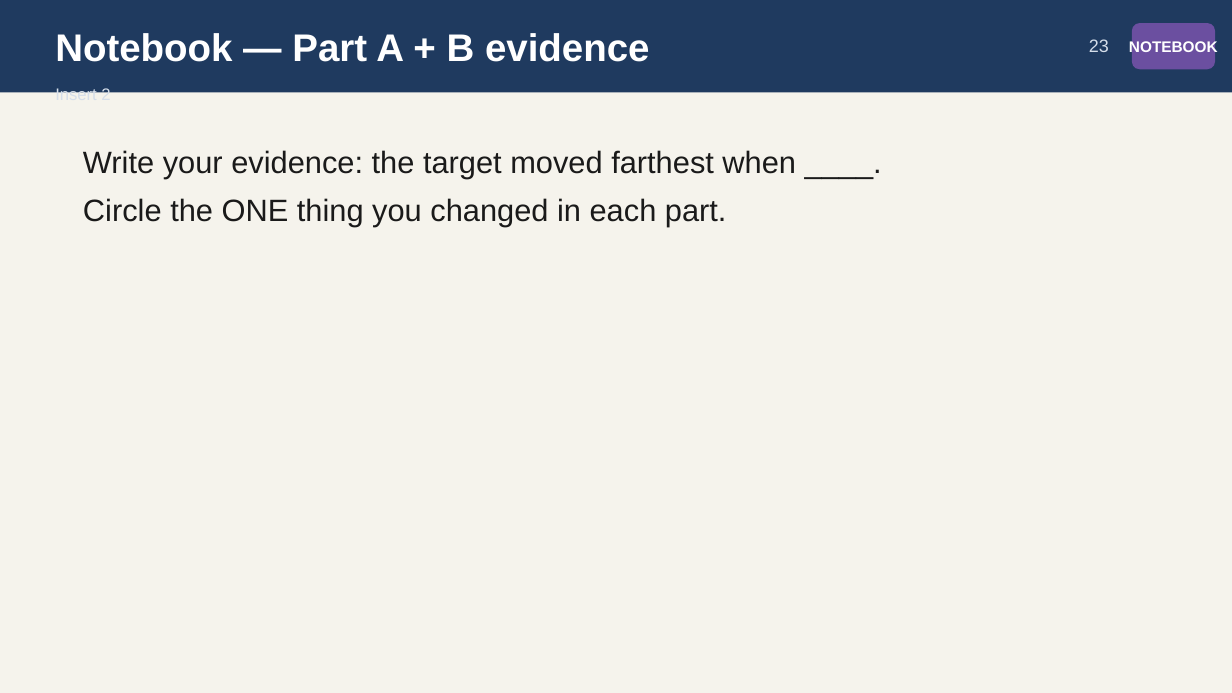
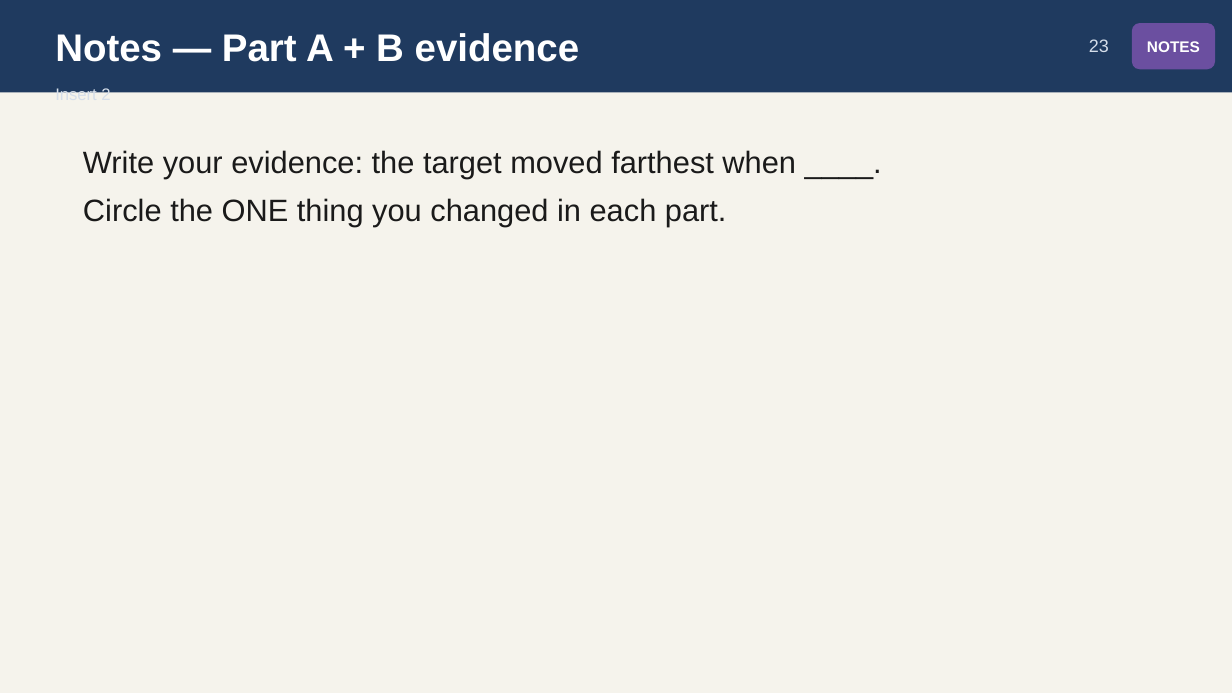
Before and after one commit to owenreagan-cyber/grade-4-energy-transfer-transformation, a slide deck: slide 23 of production/releases/chapter-05/05-ch5-collisions-slides.pptx. Drawn at 1232x693 pixels with LibreOffice and Linux fonts; fonts in the diff are those of the drawing. Boxes give left, top, right and bottom in pixels: in the first picture for what was removed or moved away, otherwise in the second. Text is boxed around its words. In the diff, an @@ line names an element or a change of style, - is before the commit and + after.

```diff
--- a/production/releases/chapter-05/05-ch5-collisions-slides.pptx
+++ b/production/releases/chapter-05/05-ch5-collisions-slides.pptx
@@ text at box(55, 33, 580, 62): text changed @@
-Notebook — Part A + B evidence
+Notes — Part A + B evidence
@@ text in rounded rectangle at box(1147, 41, 1200, 52): text changed @@
-NOTEBOOK
+NOTES
```
Also in this commit, not shown: 4 other slides changed, 10 other files.
